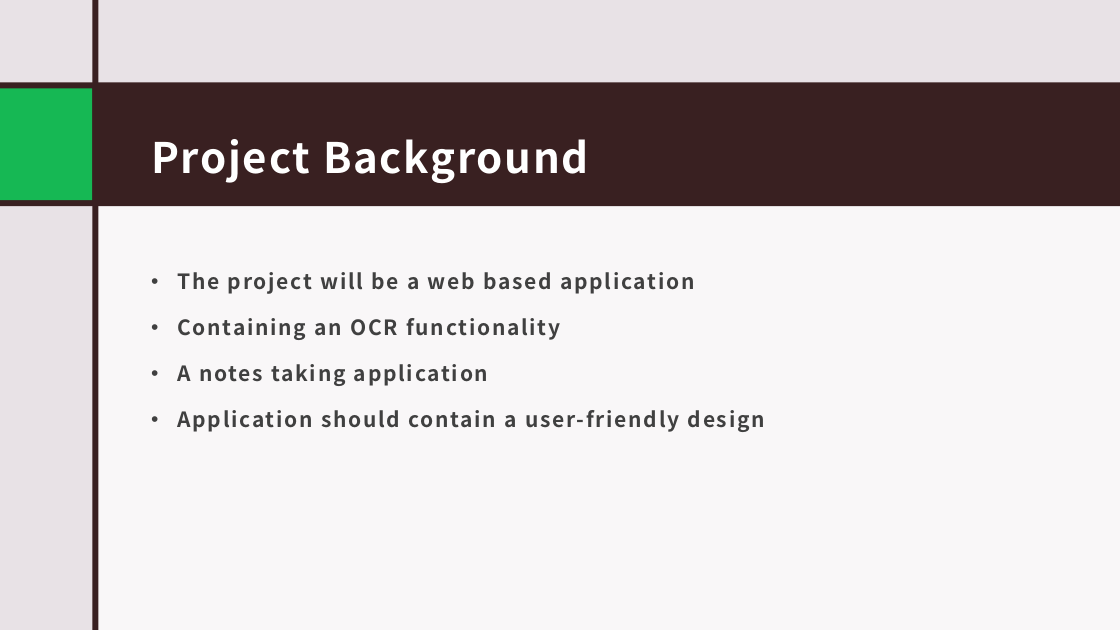
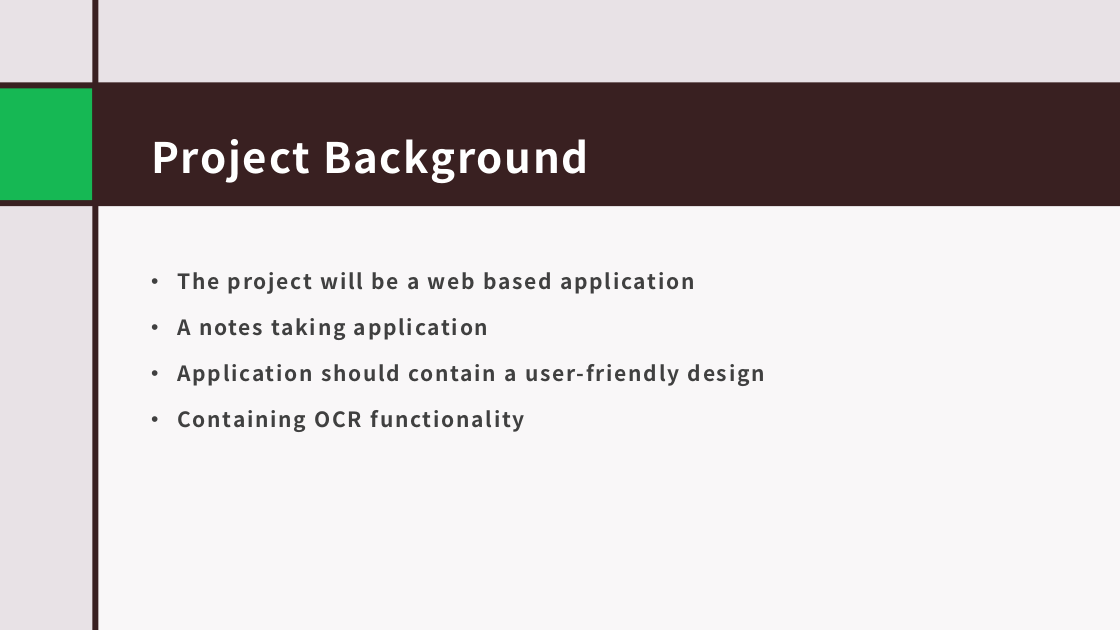
Before and after one commit to IADT-projects/y4-project-CjayGonzales, a slide deck: slide 2 of Docs/Interim Presentation.pptx. Drawn at 1120x630 pixels with LibreOffice and Linux fonts; fonts in the diff are those of the drawing. Boxes give left, top, right and bottom in pixels: in the first picture for what was removed or moved away, otherwise in the second. Text is boxed around its words. In the diff, an @@ line names an element or a change of style, - is before the commit and + after.

```diff
--- a/Docs/Interim Presentation.pptx
+++ b/Docs/Interim Presentation.pptx
@@ text at bbox=[177, 318, 560, 340]: paragraph removed @@
-• Containing an OCR functionality
@@ text at bbox=[177, 410, 524, 432]: paragraph added @@
+• Containing OCR functionality
```
Also in this commit, not shown: 3 other slides changed, 2 slides added.
